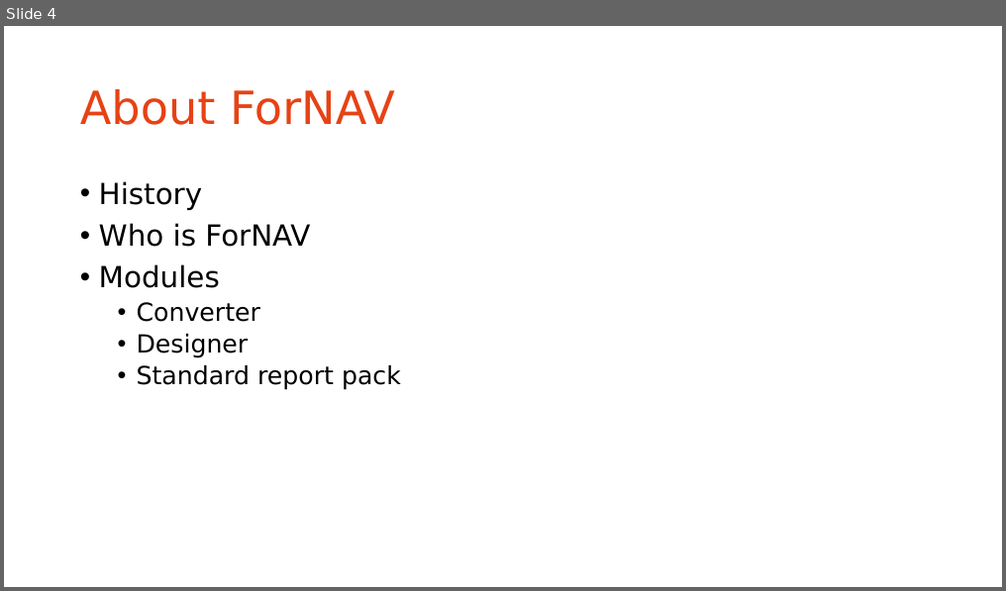
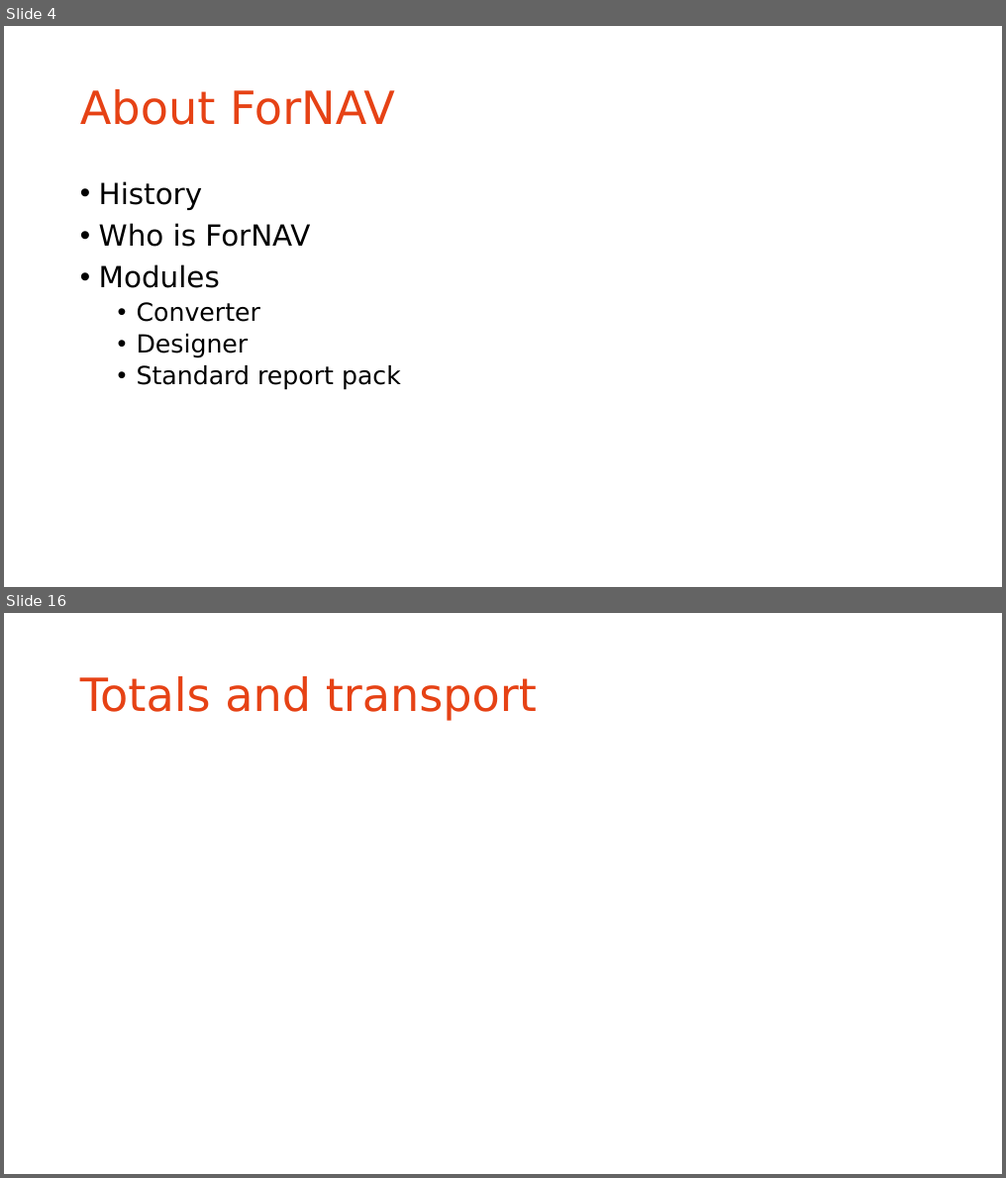
Before and after one commit to renebrummel/ForNAV.TrainingModules, a slide deck: Powerpoint/Webinar.pptx. Shown one above the other, each under a label of ours: slide 4 before the commit, slides 4 and 16 after it; the slides between them are not shown. The pictures are 1006x591 and 1006x1178 pixels, drawn with LibreOffice and Linux fonts; fonts in the diff are those of the drawing; background and template pictures are left out. Boxes give left, top, right and bottom in pixels: in the first picture for what was removed or moved away, otherwise in the second. Text is boxed around its words. In the diff, an @@ line names an element or a change of style, - is before the commit and + after.

```diff
--- a/Powerpoint/Webinar.pptx
+++ b/Powerpoint/Webinar.pptx
@@ slide 16 added at (x1=4, y1=613, x2=1002, y2=1174), background #FFFFFF @@
@@ title added at (x1=80, y1=676, x2=537, y2=721), 44 pt, text #E64215 @@
+Totals and transport
```
Also in this commit, not shown: 16 other slides added, 1 slide removed, 2 other files.
